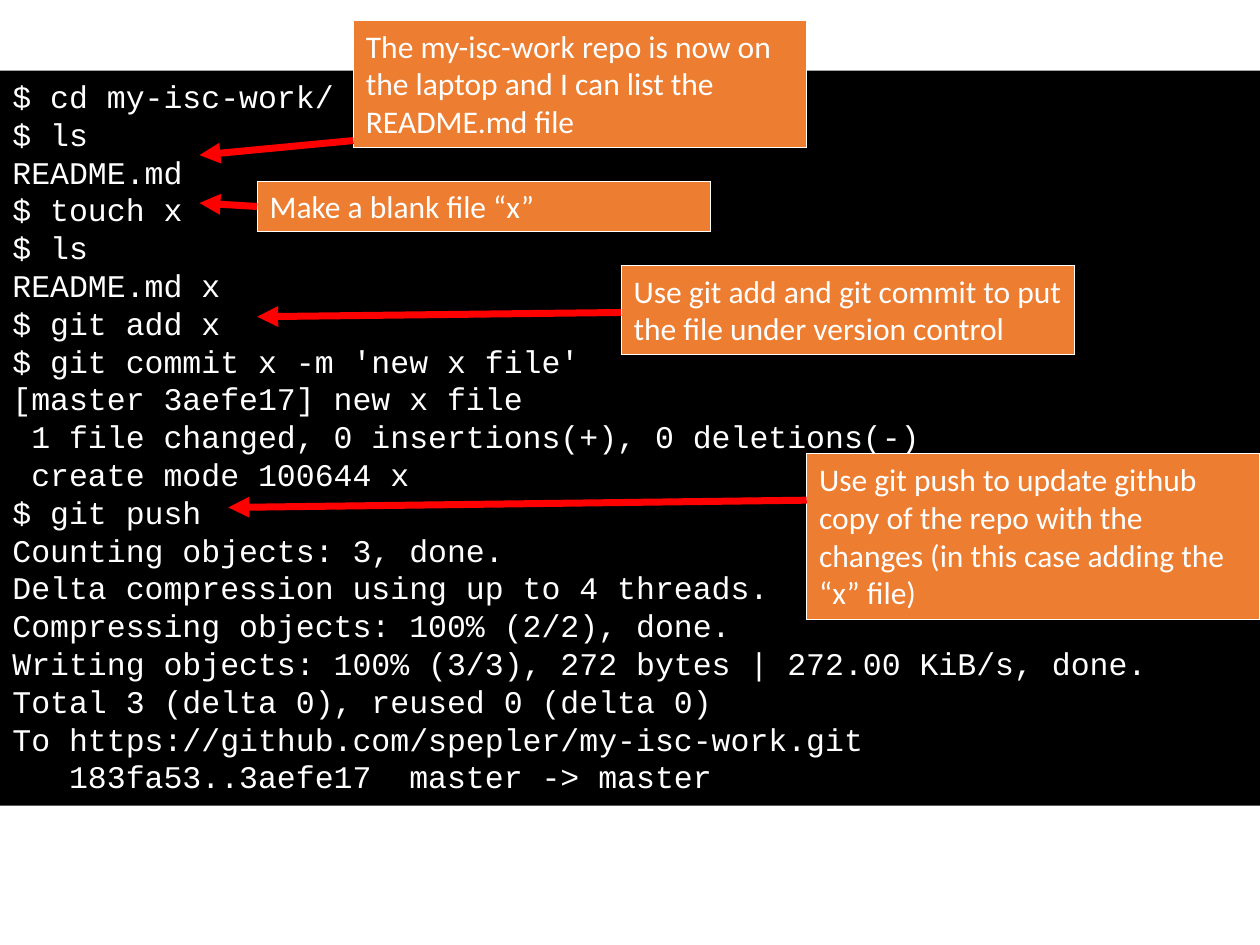
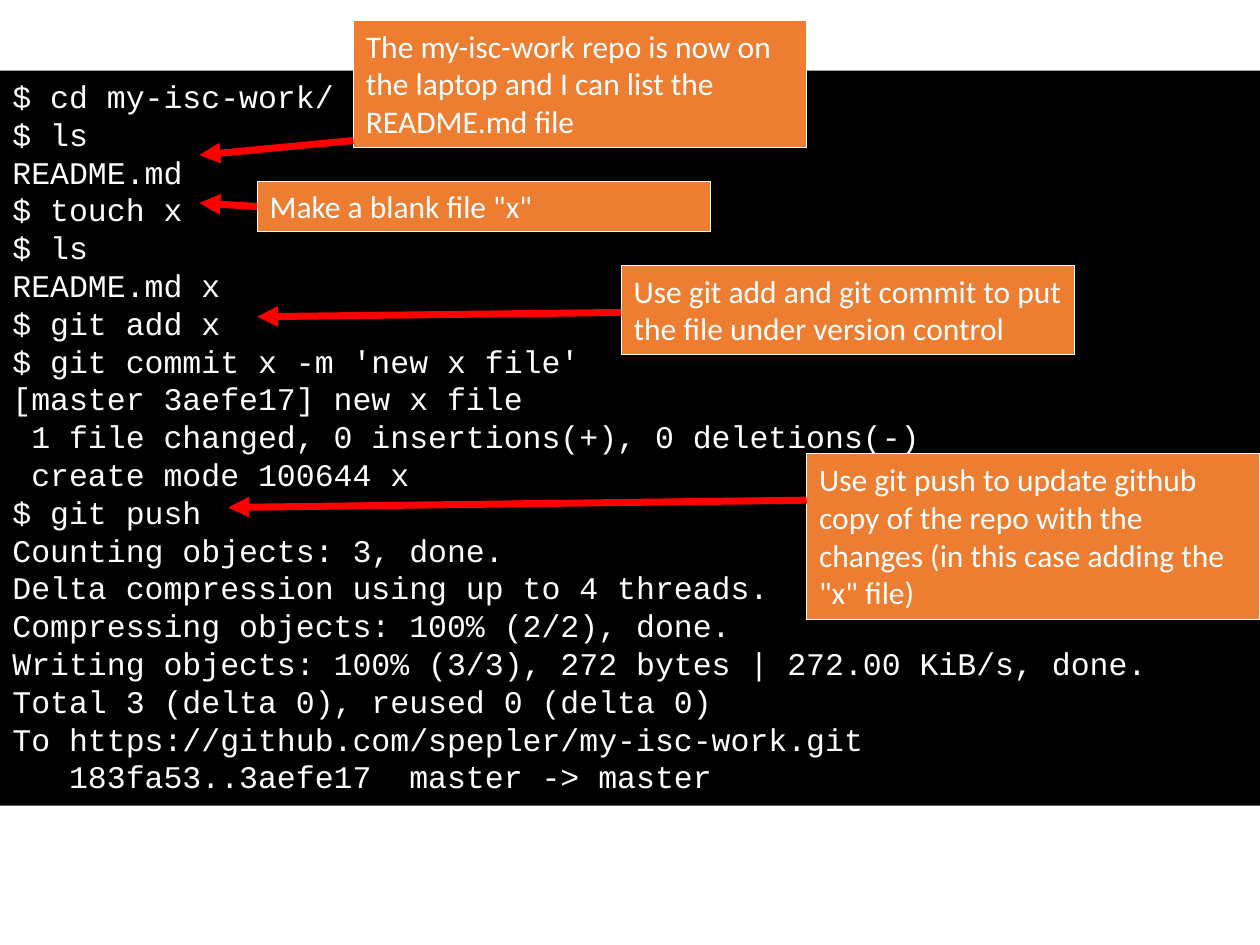
Before and after one commit to ncasuk/ncas-isc, a slide deck: slide 13 of shell/presentations/01_git1.pptx. Drawn at 1260x945 pixels with LibreOffice and Linux fonts; fonts in the diff are those of the drawing; background and template pictures are left out. Boxes give left, top, right and bottom in pixels: in the first picture for what was removed or moved away, otherwise in the second. Text is boxed around its words. In the diff, an @@ line names an element or a change of style, - is before the commit and + after.

```diff
--- a/shell/presentations/01_git1.pptx
+++ b/shell/presentations/01_git1.pptx
@@ text in rectangle at [270,196,532,218]: text changed @@
-Make a blank file “x”
+Make a blank file "x"
@@ text in rectangle at [819,469,1224,608]: text changed @@
-Use git push to update github copy of the repo with the changes (in this case adding the “x” file)
+Use git push to update github copy of the repo with the changes (in this case adding the "x" file)
```
Also in this commit, not shown: 6 other slides changed, 1 other file.
